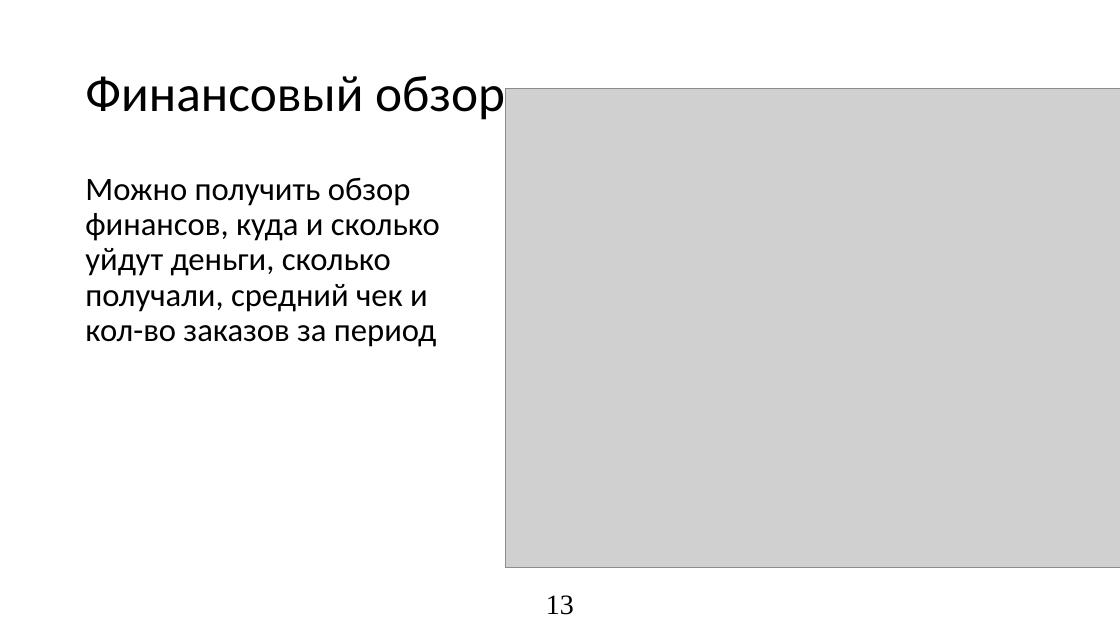
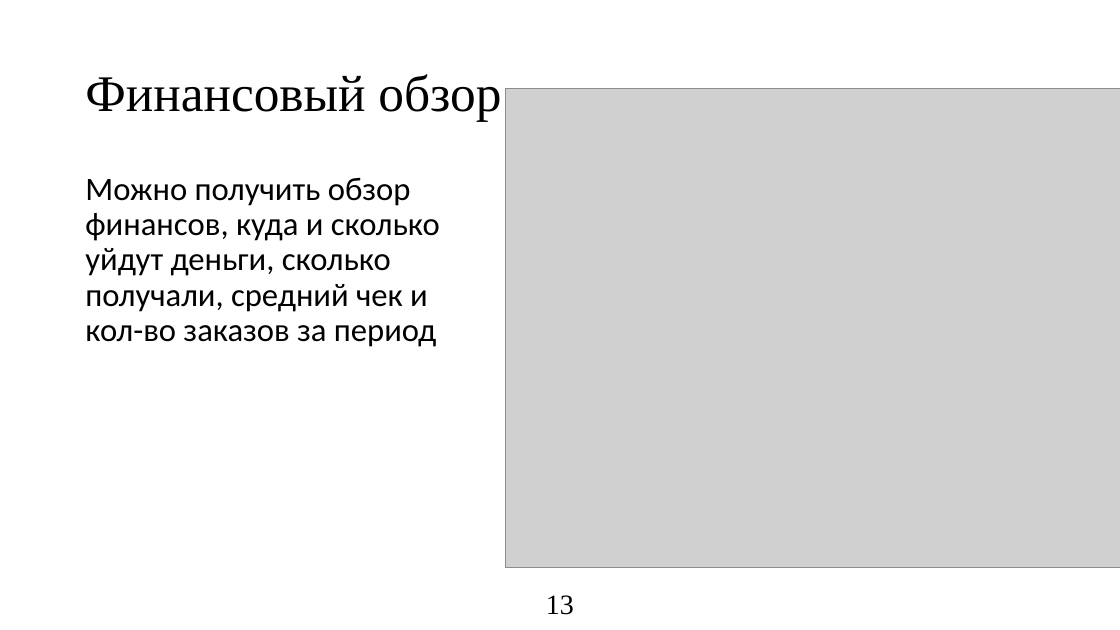
Before and after one commit to GodiSnowhack/restaurant_app, a slide deck: slide 13 of Предзащита Дуанбай и Куминов.pptx. Drawn at 1120x630 pixels with LibreOffice and Linux fonts; fonts in the diff are those of the drawing; grey boxes stand for pictures. Boxes give left, top, right and bottom in pixels: in the first picture for what was removed or moved away, otherwise in the second. Text is boxed around its words. In the diff, an @@ line names an element or a change of style, - is before the commit and + after.

```diff
--- a/Предзащита Дуанбай и Куминов.pptx
+++ b/Предзащита Дуанбай и Куминов.pptx
@@ title "Финансовый обзор" at (85,74,501,121): font Calibri to Times New Roman @@
```
Also in this commit, not shown: 5 other slides changed, 4 other files.
